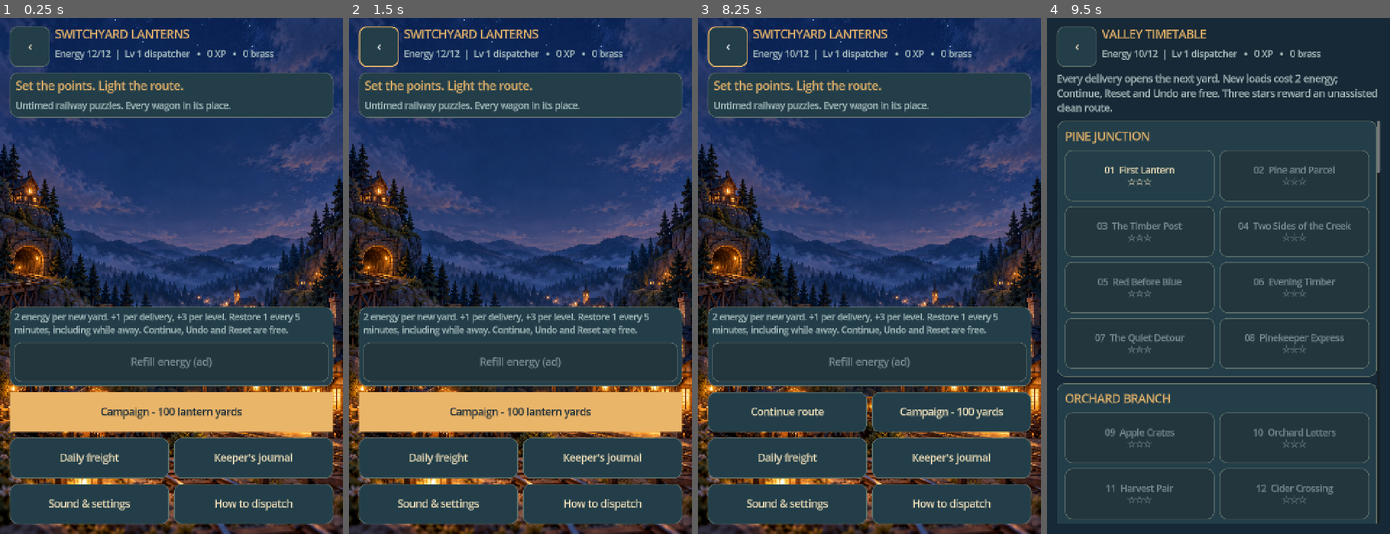
Above: before the commit, frames 1-4 (left to right).
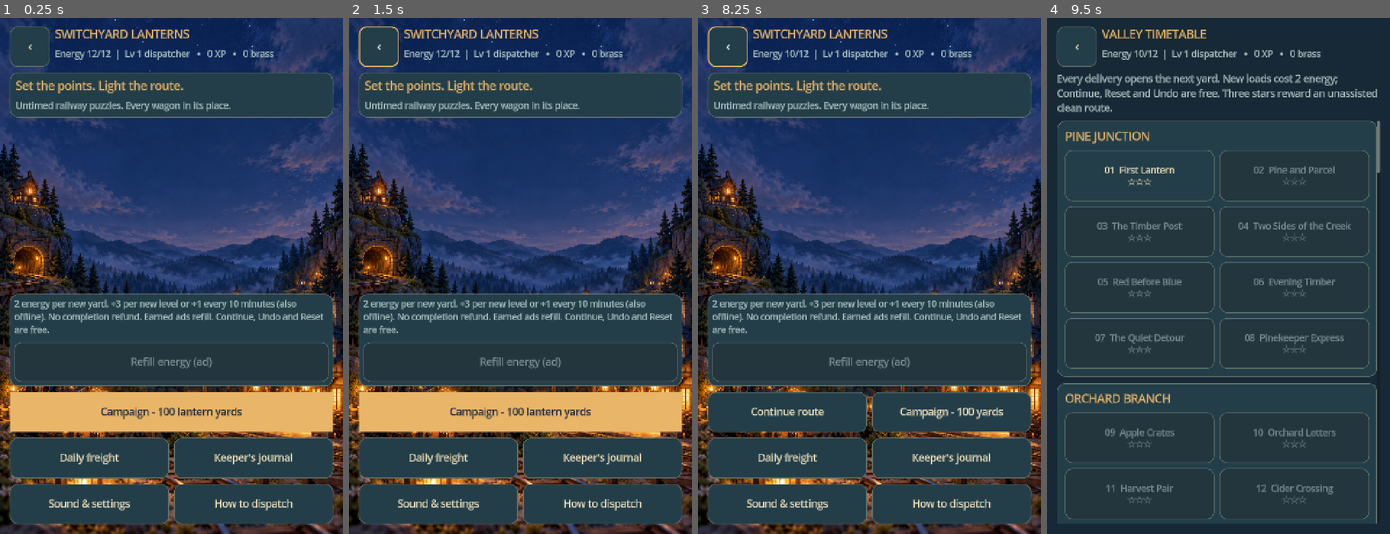
Above: after the commit, the same moments.

Repository: EthannYakabuski/switchyard-lanterns
Game: Godot game, scene res://scenes/main.tscn
Same seed, same stepped clock (60 frames per second), same inputs: the game is played once before the commit and once after it. Sound files missing from this copy of the repository are replaced by a short silence.
Inputs:
- Up to frame 1 (0.25 s): no input
- Up to frame 2 (1.5 s): click "Campaign - 100 lantern yards" at 0.5 s; click "‹" at 1.25 s
- Up to frame 3 (8.25 s): click "Campaign - 100 lantern yards" at 2 s; click "01 First Lantern ☆☆☆" at 2.75 s; click "1 L" at 3.5 s; click "1 R" at 4.25 s; click "Dispatch" at 5 s; click "Preview" at 5.75 s; click "Train" at 6.5 s; click "Fit yard" at 7.25 s; click "‹" at 8 s
- Up to frame 4 (9.5 s): click "Campaign - 100 yards" at 8.75 s

The runs differ from the first frame. In frame 1, 3.6% of the frame differs, in the area x 2-97%, y 53-62%; in frame 2, 3.6%; in frame 3, 3.6%; in frame 4, nothing differs.

Commit message:
fix: restrict Switchyard energy recovery to promotions time and earned ads
Remove flat completion refunds and use ten-minute timed/offline intervals. Preserve stored energy, save compatibility, promotion awards and once-only earned refill receipts.

Isolated source/import,15energy,581RoundFour,1149model,69UI,29audio,92ad-lifetime and service checks pass; native/device acceptance remains separate.

Diff:
--- /dev/null
+++ b/docs/ROUND_FIVE_ACCEPTANCE.json
@@ -0,0 +1,70 @@
+{
+  "date_utc": "2026-10-29",
+  "energy_interval_seconds": 600,
+  "completion_flat_refund": 0,
+  "allowed_sources": [
+    "real dispatcher level crossings:3 per level",
+    "elapsed/offline600-second intervals:1",
+    "once-only earned-ad full refill to12"
+  ],
+  "preserved": [
+    "stored energy and timestamps",
+    "coins/XP/records/daily claims",
+    "ticket costs and free existing-ticket retries",
+    "owner configuration and unrelated iOS files"
+  ],
+  "tests": [
+    {
+      "script": "IMPORT",
+      "exit_code": 0,
+      "strict_errors": [],
+      "result": "PASS"
+    },
+    {
+      "script": "tests/test_round_five.gd",
+      "exit_code": 0,
+      "strict_errors": [],
+      "result": "PASS"
+    },
+    {
+      "script": "tests/test_round_four.gd",
+      "exit_code": 0,
+      "strict_errors": [],
+      "result": "PASS"
+    },
+    {
+      "script": "tests/test_rail_model.gd",
+      "exit_code": 0,
+      "strict_errors": [],
+      "result": "PASS"
+    },
+    {
+      "script": "tests/test_ui.gd",
+      "exit_code": 0,
+      "strict_errors": [],
+      "result": "PASS"
+    },
+    {
+      "script": "tests/test_audio_assets.gd",
+      "exit_code": 0,
+      "strict_errors": [],
+      "result": "PASS"
+    },
+    {
+      "script": "tests/test_ad_load_lifetime.gd",
+      "exit_code": 0,
+      "strict_errors": [],
+      "result": "PASS"
+    },
+    {
+      "script": "platform/tests/services_smoke.gd",
+      "exit_code": 0,
+      "strict_errors": [],
+      "result": "PASS"
+    }
+  ],
+  "qualifications": [
+    "Isolated synthetic transactions and engine UI checks are not native rewarded-ad or gameplay proof.",
+    "Fresh native/device, audible and production backend acceptance remain separate."
+  ]
+}
--- a/game/profile.gd
+++ b/game/profile.gd
@@ -5,7 +5,7 @@
 const LEVEL_GIFT := 25
 const ENERGY_MAX := 12
 const ENERGY_COST := 2
-const ENERGY_SECONDS := 300
+const ENERGY_SECONDS := 600
 const BOARD_COUNT := 100
 const ENERGY_FIELDS := ["energy","energy_time","energy_issued","energy_settled"]
 var data: Dictionary = {}
@@ -179,7 +179,6 @@
 	var earned_xp: int = 12+board.manifest.size()*3+(15 if first else 0)
 	data.coins=int(data.coins)+earned_coins
 	var levels: Dictionary=_earn_xp(earned_xp)
-	add_energy(1)
 	data.clears=int(data.clears)+1;data.cargo_total=int(data.cargo_total)+board.manifest.size()
 	data.largest_manifest=maxi(int(data.largest_manifest),board.manifest.size())
 	if day == str(data.day):data.day_clears=int(data.day_clears)+1
--- a/scripts/main.gd
+++ b/scripts/main.gd
@@ -211,7 +211,7 @@
 	head.add_child(_paragraph("Untimed railway puzzles. Every wagon in its place.",25))
 	var valley_space:=Control.new();valley_space.custom_minimum_size.y=200;valley_space.size_flags_vertical=Control.SIZE_EXPAND_FILL;column.add_child(valley_space)
 	var buttons:=VBoxContainer.new();column.add_child(buttons)
-	var energy:=_panel(buttons,PANEL,12);energy.add_child(_paragraph("2 energy per new yard. +1 per delivery, +3 per level. Restore 1 every 5 minutes, including while away. Continue, Undo and Reset are free.",24))
+	var energy:=_panel(buttons,PANEL,12);energy.add_child(_paragraph("2 energy per new yard. +3 per new level or +1 every 10 minutes (also offline). No completion refund. Earned ads refill. Continue, Undo and Reset are free.",24))
 	energy_button=_button("Refill energy (ad)",_request_energy);energy_button.disabled=not services.can_reward();energy.add_child(energy_button)
 	if not profile.data.draft.is_empty():
 		var continue_row:=HBoxContainer.new();buttons.add_child(continue_row);continue_row.add_child(_button("Continue route",_continue_route));continue_row.add_child(_button("Campaign - 100 yards",_show_campaign))
--- /dev/null
+++ b/tests/test_round_five.gd
@@ -0,0 +1,48 @@
+extends SceneTree
+## Synthetic profile transactions in process-isolated storage, not native-ad proof.
+const Profile = preload("res://game/profile.gd")
+var checks := 0
+var failures := 0
+func require(ok: bool, message: String) -> void:
+	checks += 1
+	if not ok:
+		failures += 1
+		push_error(message)
+func _initialize() -> void: call_deferred("run")
+func run() -> void:
+	if not OS.get_cmdline_user_args().has("--qa-isolated"):
+		push_error("Isolated test storage is required."); quit(2); return
+	var content: Dictionary = JSON.parse_string(FileAccess.get_file_as_string("res://game/boards.json"))
+	var p := Profile.new()
+	p.data.energy = 4; p.data.energy_time = int(Time.get_unix_time_from_system()); p.data.xp = 10000
+	var before_level: int = p.level()
+	var ticket: String = p.new_run(str(content.boards[0].id), false)
+	require(ticket != "" and p.data.energy == 2, "A new puzzle still costs two energy")
+	var result: Dictionary = p.bank(ticket, content.boards[0], 3, false, false, "2026-10-29")
+	require(result.ok and p.level() == before_level and p.data.energy == 2, "Completing a puzzle without a promotion refunds no energy")
+	require(int(p.data.clears) == 1 and int(p.data.xp) > 10000 and int(p.data.coins) > 0, "Completion still grants ordinary saved progression")
+	var held: Dictionary = p.data.duplicate(true)
+	require(not p.bank(ticket, content.boards[0], 3, false, false, "2026-10-29").ok and p.data == held, "Duplicate completion grants no energy or awards")
+	p.data.energy = 4; p.data.xp = 10000; p.data.energy_time = int(Time.get_unix_time_from_system())
+	var login: Dictionary = p.claim_login("2026-10-29", "2026-10-28")
+	require(login.ok and p.level() == before_level and p.data.energy == 4, "Daily login has no direct energy reward")
+	p.data.day_clears = 3
+	require(p.claim_freight("2026-10-29") and p.data.energy == 4, "Daily freight claim has no direct energy reward")
+	var promotion: Dictionary = p._earn_xp(200)
+	require(int(promotion.level_to) > int(promotion.level_from) and p.data.energy == mini(12,4+3*(int(promotion.level_to)-int(promotion.level_from))), "Real level crossings remain an allowed energy source")
+	p.data.energy = 0; p.data.energy_time = 1000
+	require(p.refresh_energy(1599) == 0 and p.energy_wait(1599) == 1, "Timed recovery keeps a complete ten-minute interval")
+	require(p.refresh_energy(1600) == 1 and p.energy_wait(1600) == 600, "Exactly one energy arrives at the interval boundary")
+	require(p.refresh_energy(2800) == 3 and p.refresh_energy(2700) == 3, "Offline intervals accumulate without clock-rollback duplication")
+	require(p.refresh_energy(100000) == 12, "Offline recovery remains capped")
+	p.data.energy = 0; p.data.energy_time = int(Time.get_unix_time_from_system())
+	var serial: int = p.issue_energy_reward()
+	require(serial > 0 and not p.settle_energy_reward(serial,false) and p.data.energy == 0, "An unearned callback never restores energy")
+	serial = p.issue_energy_reward()
+	require(p.settle_energy_reward(serial,true) and p.data.energy == 12, "An actual earned-callback handler can still settle a full refill")
+	p.data.energy = 5; p.save()
+	require(not p.settle_energy_reward(serial,true) and p.data.energy == 5, "Duplicate callback cannot restore energy a second time")
+	var restored := Profile.new(); restored.load_file()
+	require(restored.data == p.data, "Energy and earned progression survive a cold profile load")
+	print("SWITCHYARD_ROUND_FIVE checks=%d failures=%d; isolated transactions only" % [checks, failures])
+	quit(0 if failures == 0 else 1)
--- a/tests/test_round_four.gd
+++ b/tests/test_round_four.gd
@@ -26,16 +26,16 @@
 	require(p.data.coins==235 and p.data.xp==126 and p.data.records==old.records,"legacy genuine fields not rewritten by migration")
 	require(p.data.energy==12,"legacy energy starts full without changing existing awards")
 	p.data.energy=0;p.data.energy_time=1000
-	require(p.refresh_energy(1299)==0,"partial five-minute recharge retains fraction")
-	require(p.refresh_energy(1300)==1 and p.data.energy_time==1300,"one energy at five minutes")
-	require(p.refresh_energy(1900)==3,"offline catchup earns every completed interval")
-	require(p.refresh_energy(1800)==3 and p.data.energy_time==1900,"backward time cannot reissue recharge")
+	require(p.refresh_energy(1599)==0,"partial ten-minute recharge retains fraction")
+	require(p.refresh_energy(1600)==1 and p.data.energy_time==1600,"one energy at ten minutes")
+	require(p.refresh_energy(2800)==3,"offline catchup earns every completed interval")
+	require(p.refresh_energy(2700)==3 and p.data.energy_time==2800,"backward time cannot reissue recharge")
 	require(p.refresh_energy(100000)==12,"offline energy is capped")
 	p.data.energy=12;p.data.energy_time=int(Time.get_unix_time_from_system());p.save()
 	var run: String=p.new_run("yard_49",false)
 	require(run!="" and p.data.energy==10,"new load ticket costs two energy atomically")
 	var award: Dictionary=p.bank(run,content.boards[48],3,false,false,"2026-10-24")
-	require(award.ok and p.data.energy>=11,"delivery restores one energy plus legitimate promotions")
+	require(award.ok and p.data.energy==mini(12,10+3*(int(award.level_to)-int(award.level_from))),"delivery restores energy only for legitimate promotions")
 	var held: Dictionary=p.data.duplicate(true)
 	require(not p.bank(run,content.boards[48],3,false,false,"2026-10-24").ok and p.data==held,"duplicate result restores no extra energy")
 	p.data.energy=0;p.data.energy_time=int(Time.get_unix_time_from_system());held=p.data.duplicate(true)
Not shown, changed: HANDOFF.txt
Not shown, added: tests/test_round_five.gd.uid
Not shown, changed: AGENTS.md
Not shown, changed: README.md
Not shown, added: docs/ROUND_FIVE.md
